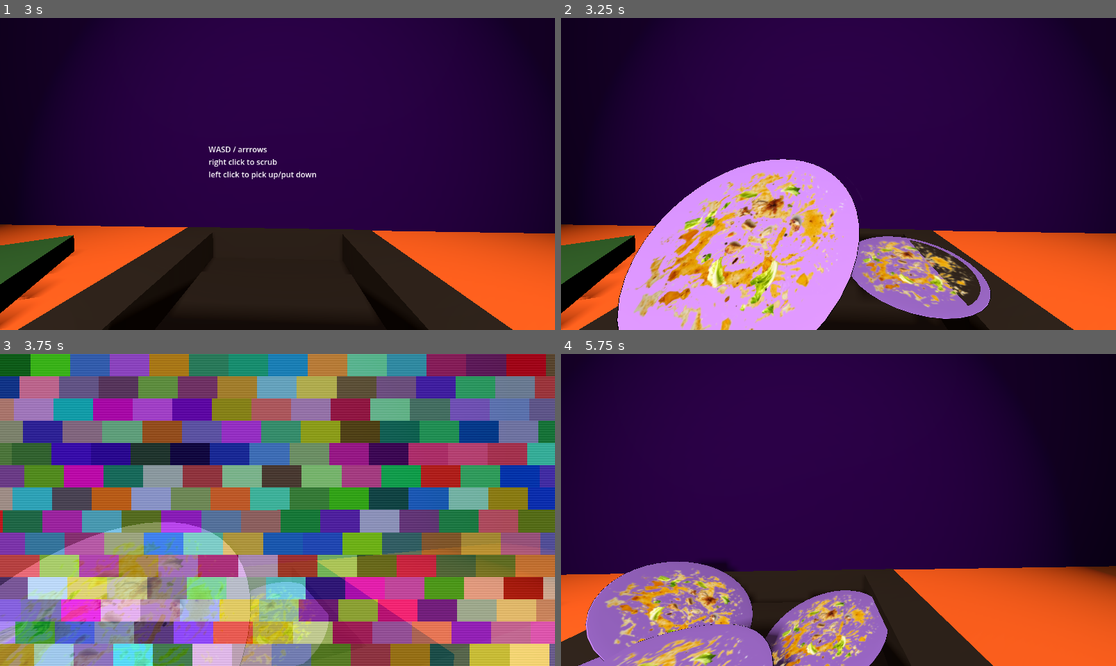
Above: before the commit, frames 1-4 (two rows, left to right).
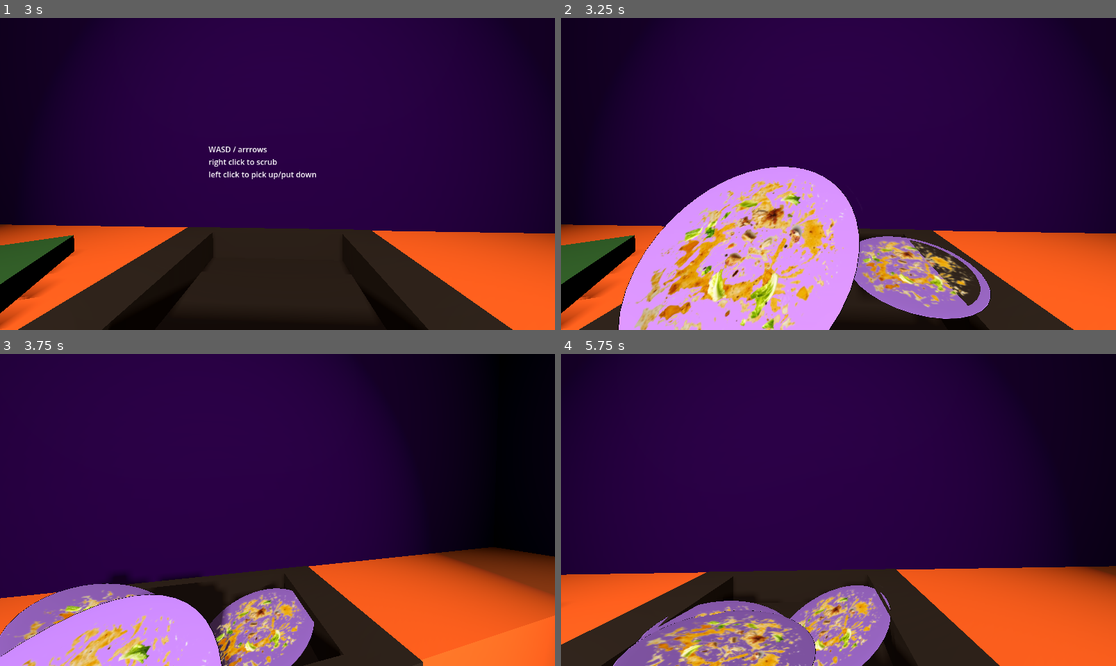
Above: after the commit, the same moments.

Repository: AKM372/STAR-Scholars-Project-2026
Game: Godot game, scene res://world.tscn
Two runs of this game, one before a commit and one after it. Both use one fixed random seed, a clock stepped at 60 frames per second and the inputs below. Sound files missing from this copy of the repository are replaced by a short silence.
Inputs (mouse positions are in pixels of both pictures, inside the frame that each line leads up to):
- Up to frame 1 (3 s): tap Enter every 0.75 s from 0.5 to 2.75 s; move the mouse to (305, 174) at 0.52 s; press the mouse at (305, 174) at 0.53 s; hold Up (forward) from 0.53 s (still down); tap F (throw) at 0.8, 1.35, 2.3 s; move the mouse to (249, 174) at 1.27 s; release the mouse at (249, 174) at 1.28 s; click (249, 174) at 1.55 s; move the mouse to (288, 167) at 2.02 s; press the mouse at (288, 167) at 2.03 s; move the mouse to (271, 180) at 2.77 s; release the mouse at (271, 180) at 2.78 s; right-click (271, 180) at 2.85 s
- Up to frame 2 (3.25 s): keep holding Up (forward); click (832, 180) at 3.05 s
- Up to frame 3 (3.75 s): keep holding Up (forward); move the mouse to (316, 513) at 3.52 s; hold T (testing) from 3.53 s (still down)
- Up to frame 4 (5.75 s): keep holding Up (forward); tap F (throw) at 3.8, 4.35, 5.3 s; move the mouse to (794, 506) at 4.27 s; release T (testing) at 4.28 s; click (794, 506) at 4.55 s; move the mouse to (844, 510) at 5.02 s; press the mouse at (844, 510) at 5.03 s

Frame 1 is identical in both runs. In frame 2, 11% of the frame differs, in the area x 10-54%, y 45-100%; in frame 3, 100%, in the area x 0-100%, y 0-100%; in frame 4, 12%.

Commit message:
Throw > mouseflick, pickup > hold
I created a button for throwing, but I never specify it in the directions. So obviously my players didn't know to use it. Even so, I noticed that they still could drop the plates from a higher height or fling it with their view sort of for some unpredictable results. I figure, a mouseflick throw mechanic makes much more sense than a button. I want these controls to be as simple as possible.

Another addition is to make the pickup action a constant. When a plate is picked up, you have to hold the mouse button to keep it in your hand. I like that this creates an effort for the player to have to keep up. I noticed that players were just wandering around the room as they cleaned plates. This way, it is more of an effort not to drop the plate.

Diff:
--- a/player.gd
+++ b/player.gd
@@ -20,6 +20,10 @@
 #throwing
 @export var throw_force := 8.0
 @export var throw_upward_boost := 1.5
+@export var fling_speed_threshold := 1500.0   # tune this — mouse pixels/sec to count as a "fling"
+@export var fling_max_speed := 4000.0          # speed at which throw force maxes out
+var mouse_delta_accum := Vector2.ZERO
+var mouse_fling_speed := 0.0
 
 #for the scrub animation
 var scrubbing := false
@@ -51,6 +55,11 @@
 func _process(delta):
 	# selection raycast
 	interact_object.emit(ray_cast_3d.get_collider() if ray_cast_3d.is_colliding() else null)
+
+	# track mouse fling speed (smoothed so single-frame noise doesn't false-trigger)
+	var instant_speed = mouse_delta_accum.length() / delta
+	mouse_fling_speed = lerp(mouse_fling_speed, instant_speed, 0.5)
+	mouse_delta_accum = Vector2.ZERO
 
 	# keep held objects glued to their markers every frame
 	if pickedObject:
@@ -80,6 +89,7 @@
 		rotate_y(-event.relative.x * mouse_sensitivity)
 		head.rotate_x(-event.relative.y * mouse_sensitivity)
 		head.rotation.x = clamp(head.rotation.x, deg_to_rad(-65), deg_to_rad(65))
+		mouse_delta_accum += event.relative
 
 	#releases mouse for testing purposes
 	if event.is_action_pressed("cancel"):
@@ -87,11 +97,20 @@
 
 	#makes the pick up action happen?
 	if event.is_action_pressed('interact'):
+		if ray_cast_3d.is_colliding():
+			pick_up_object(ray_cast_3d.get_collider())
+		else:
+			return
+
+	if event.is_action_released('interact'):
 		if pickedObject:
-			_place_object(pickedObject)
+			if mouse_fling_speed > fling_speed_threshold:
+				_throw_object(pickedObject, mouse_fling_speed)
+			else:
+				_place_object(pickedObject)
 			pickedObject = null
-		elif ray_cast_3d.is_colliding():
-			pick_up_object(ray_cast_3d.get_collider())
+
+
 
 	#initiates scrubbing animation for the scrub click
 	if event.is_action_pressed('scrub') and offhandObject and not scrubbing:
@@ -160,17 +179,21 @@
 	else:
 		return
 
-func _throw_object(object) -> void:
+func _throw_object(object, fling_speed: float = -1.0) -> void:
 	object.collision_shape_3d.disabled = false
 	object.freeze = false
 
 	# throw in the direction the camera is facing, with a slight upward arc
 	var throw_direction = -head.get_node("Camera3D").global_transform.basis.z
-	throw_direction.y += throw_upward_boost * 0.1  # nudge trajectory upward
+	throw_direction.y += throw_upward_boost * 0.1
 	throw_direction = throw_direction.normalized()
 
-	object.linear_velocity = throw_direction * throw_force
-
+	var force = throw_force
+	if fling_speed > 0.0:
+		var t = clamp(fling_speed / fling_max_speed, 0.0, 1.0)
+		force = lerp(throw_force, throw_force * 2.5, t)  # tune the multiplier to taste
+
+	object.linear_velocity = throw_direction * force
 func _place_object(object) -> void:
 	object.collision_shape_3d.disabled = false
 
--- a/world.gd
+++ b/world.gd
@@ -75,7 +75,6 @@
 		_spawn_new_plates()
 
 func play_random_sfx() -> void:
-	print('sfx playing')
 	var players := []
 	for child in $SFXDialouge.get_children():
 		if child is AudioStreamPlayer3D:
